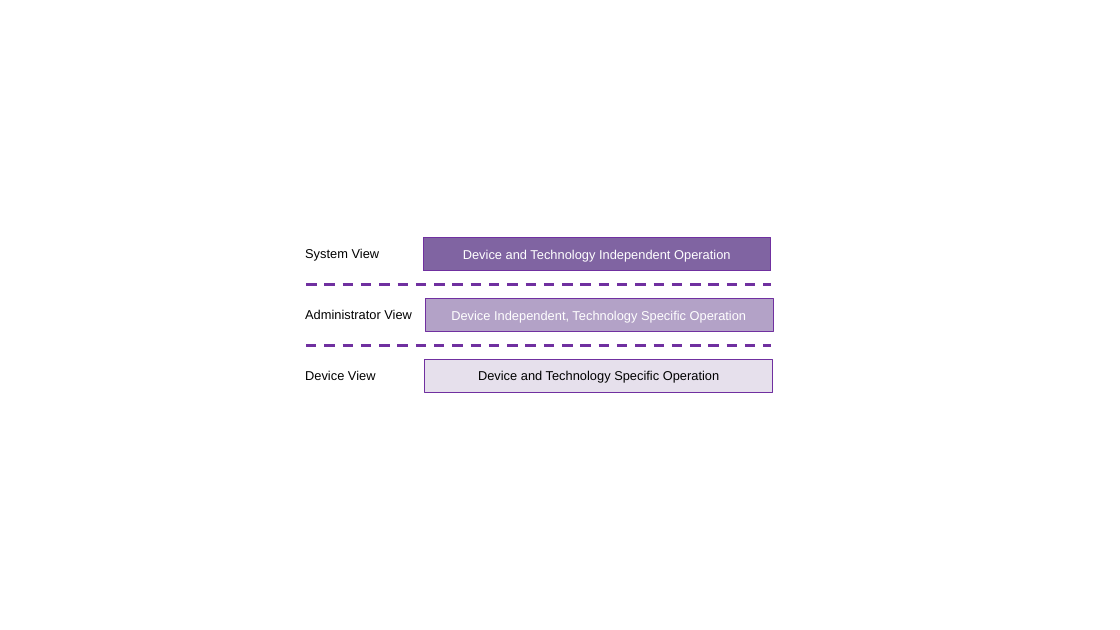
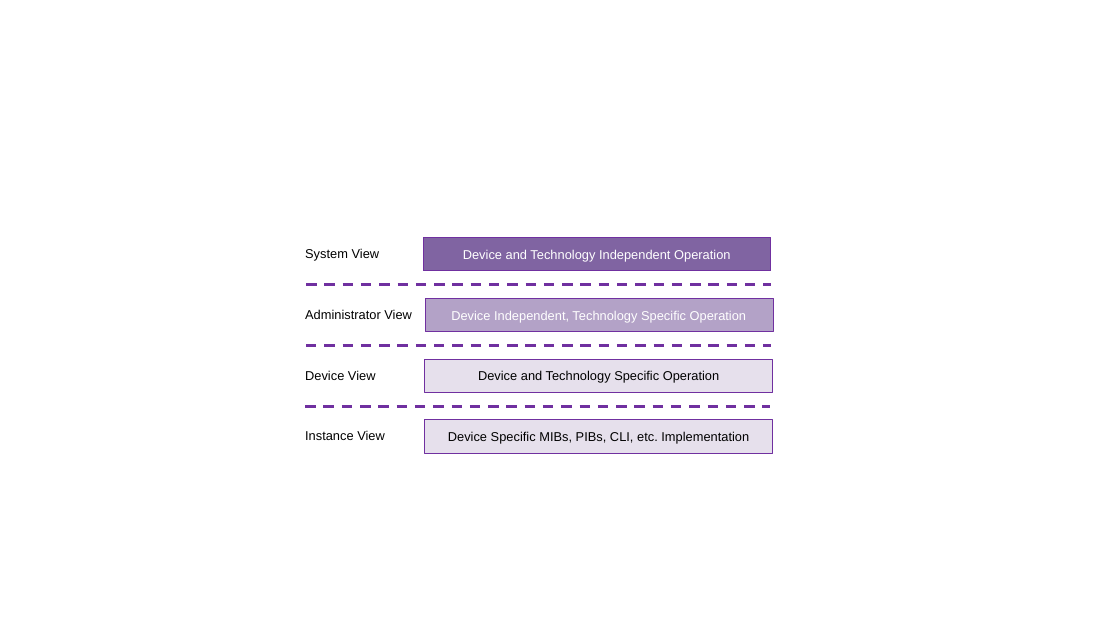
Before and after one commit to oasis-open/tosca-community-contributions, a slide deck: slide 2 of profiles/com/ubicity/sources/figures.pptx. Drawn at 1120x630 pixels with LibreOffice and Linux fonts; fonts in the diff are those of the drawing. Boxes give left, top, right and bottom in pixels: in the first picture for what was removed or moved away, otherwise in the second. Text is boxed around its words. In the diff, an @@ line names an element or a change of style, - is before the commit and + after.

```diff
--- a/profiles/com/ubicity/sources/figures.pptx
+++ b/profiles/com/ubicity/sources/figures.pptx
@@ line added from (305, 407) to (770, 407), #7030A0 2.25 pt dashed @@
@@ text added at [305,430,385,440], 11 pt, text #000000 @@
+Instance View
@@ rectangle added at [425,420,773,454], fill #E6E0EC, outline #7030A0 0.75 pt, 11 pt, text #000000 @@
+Device Specific MIBs, PIBs, CLI, etc. Implementation
```
Also in this commit, not shown: 2 other slides changed, 1 slide added, 9 other files.
